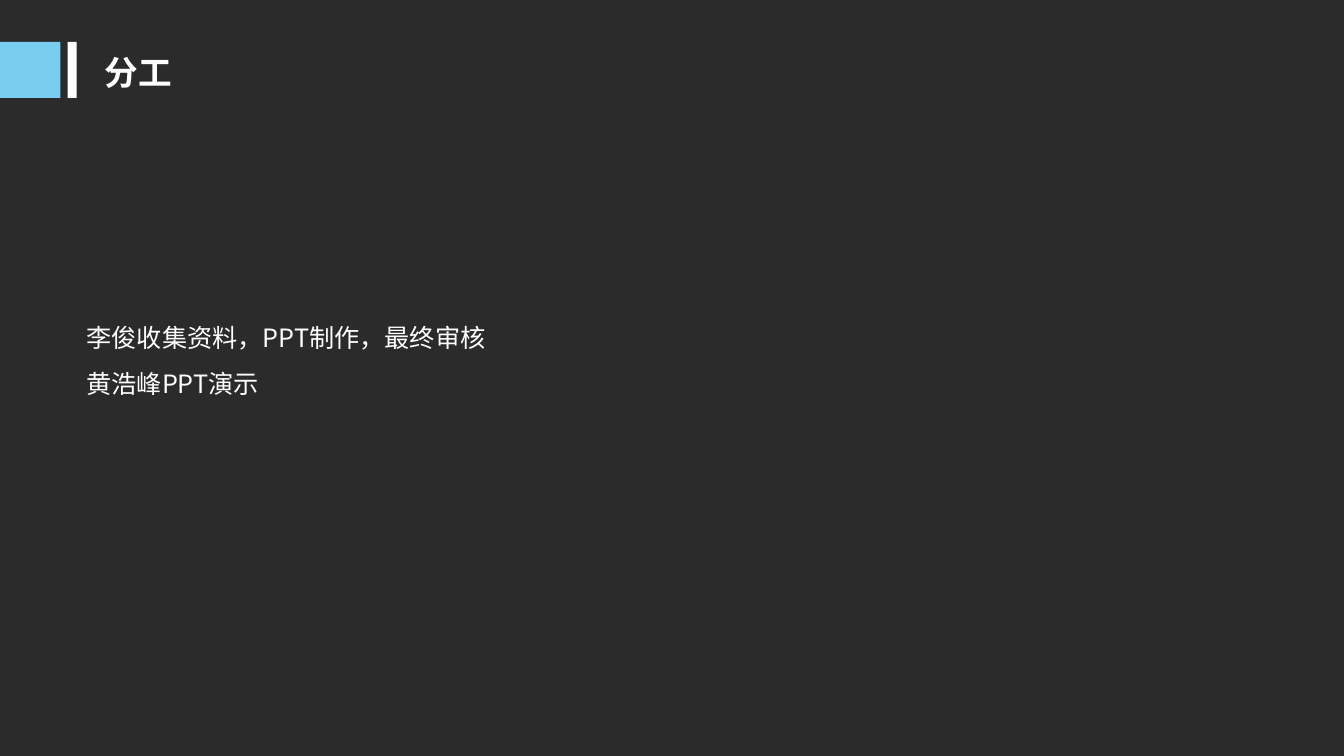
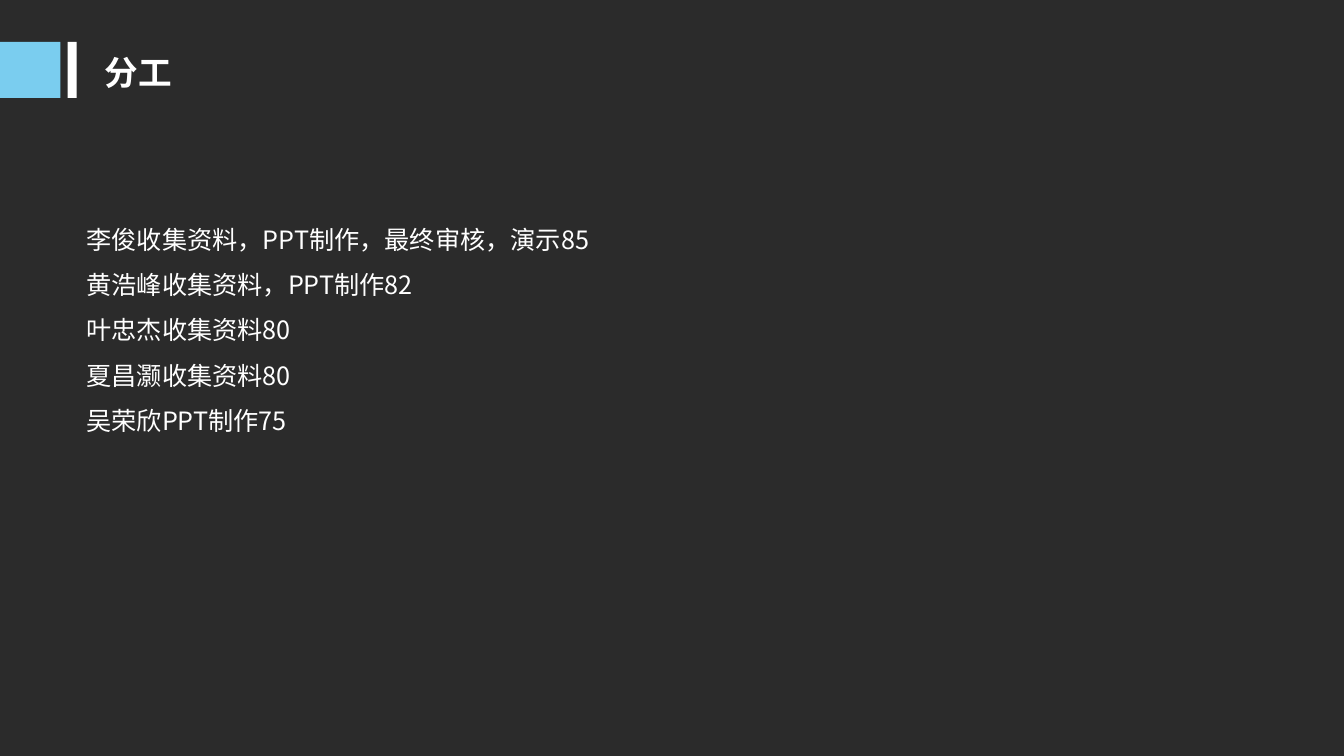
Before and after one commit to PRD2018-G10/TeachingAssistWebsiteProject, a slide deck: slide 36 of PRD2018-G10-UML概述PPT.ppt (slide 29 before the commit). Drawn at 1344x756 pixels with LibreOffice and Linux fonts; fonts in the diff are those of the drawing; background and template pictures are left out; a plain dark background stands for a picture behind light text. Boxes give left, top, right and bottom in pixels: in the first picture for what was removed or moved away, otherwise in the second. Text is boxed around its words. In the diff, an @@ line names an element or a change of style, - is before the commit and + after.

```diff
--- a/PRD2018-G10-UML概述PPT.ppt
+++ b/PRD2018-G10-UML概述PPT.ppt
@@ text at bbox=[87, 227, 590, 432]: text changed @@
-李俊收集资料，PPT制作，最终审核
-黄浩峰PPT演示
+李俊收集资料，PPT制作，最终审核，演示85
+黄浩峰收集资料，PPT制作82
+叶忠杰收集资料80
+夏昌灏收集资料80
+吴荣欣PPT制作75
```
Also in this commit, not shown: 11 other slides changed, 7 slides added, 3 slides removed.
